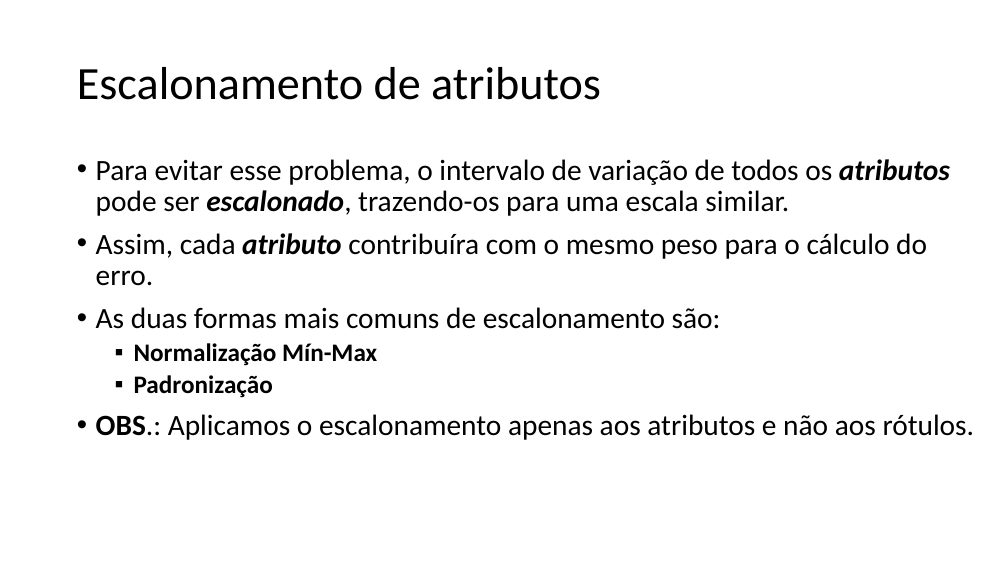
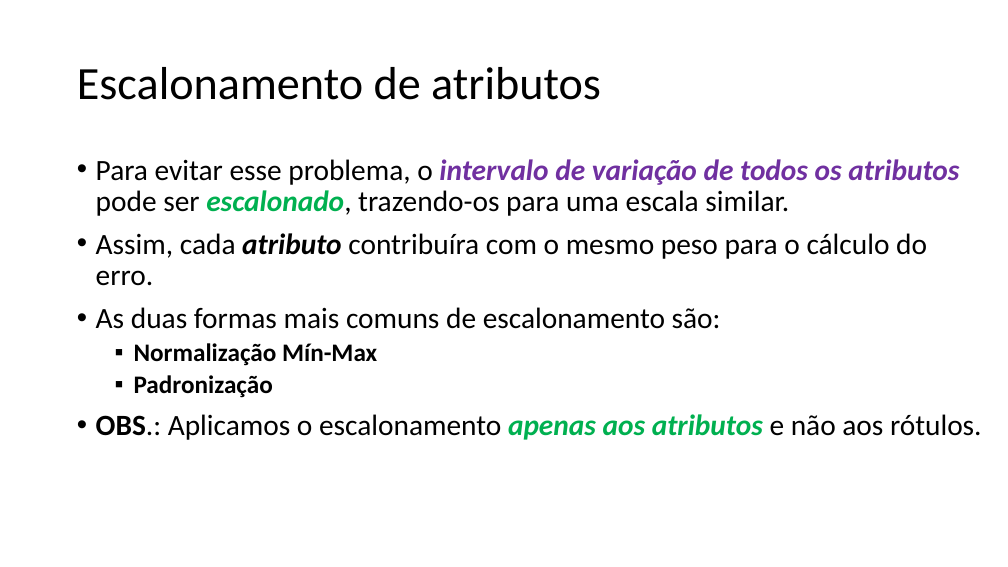
Before and after one commit to zz4fap/t319_aprendizado_de_maquina, a slide deck: slide 6 of slides/T319_Regressão_Linear (Parte IV).pptx. Drawn at 1008x567 pixels with LibreOffice and Linux fonts; fonts in the diff are those of the drawing. Boxes give left, top, right and bottom in pixels: in the first picture for what was removed or moved away, otherwise in the second. Text is boxed around its words. In the diff, an @@ line names an element or a change of style, - is before the commit and + after.

```diff
--- a/slides/T319_Regressão_Linear (Parte IV).pptx
+++ b/slides/T319_Regressão_Linear (Parte IV).pptx
@@ text at (96,159,982,440): text colour #000000 to #7030A0 in "intervalo de variação de todos os atributos"; text colour #000000 to #00B050 in "escalonado,", "apenas aos atributos"; bold on, italic on in "intervalo de variação de todos os", "apenas aos atributos" @@
```
Also in this commit, not shown: 3 other slides changed, 2 other files.
